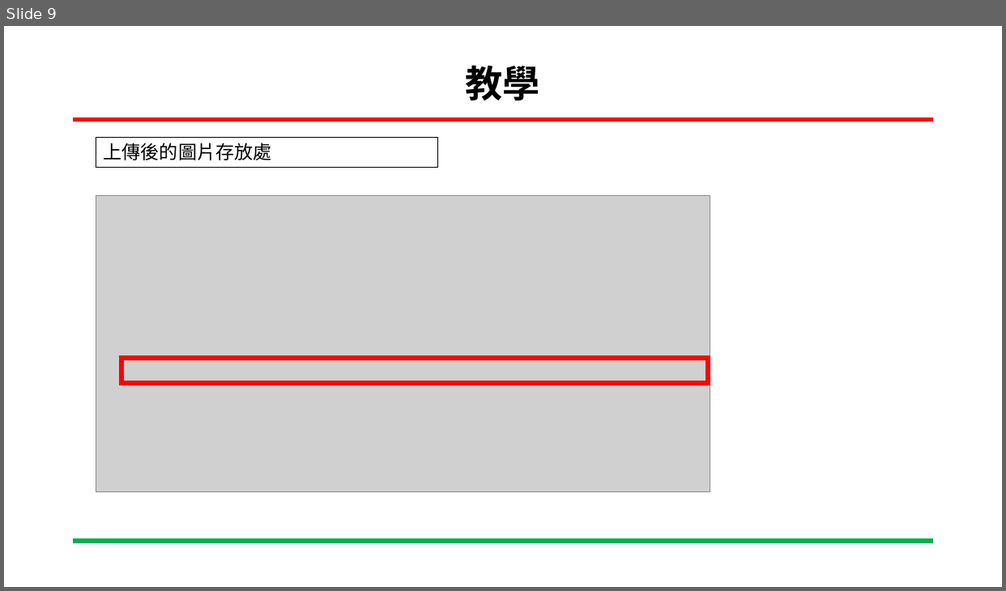
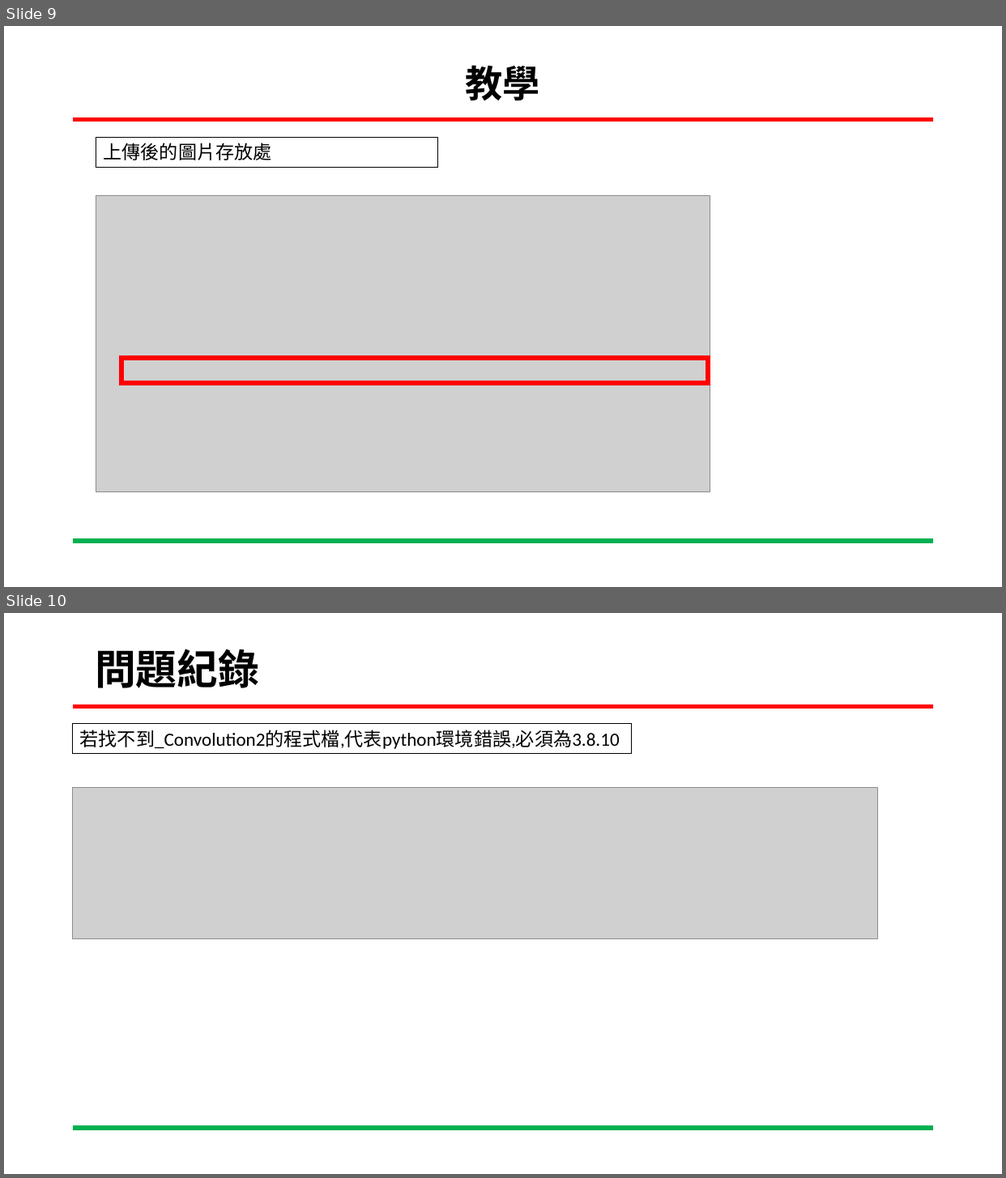
Before and after one commit to C110112103/111-2_Embedded-Image-Processing, a slide deck: zebrafish_detect_ppt/zebrafish_website_code/如何開啟網站.pptx. Shown one above the other, each under a label of ours: slide 9 before the commit, slides 9 and 10 after it. The pictures are 1006x591 and 1006x1178 pixels, drawn with LibreOffice and Linux fonts; fonts in the diff are those of the drawing; grey boxes stand for pictures; background and template pictures are left out. Boxes give left, top, right and bottom in pixels: in the first picture for what was removed or moved away, otherwise in the second. Text is boxed around its words. In the diff, an @@ line names an element or a change of style, - is before the commit and + after.

```diff
--- a/zebrafish_detect_ppt/zebrafish_website_code/如何開啟網站.pptx
+++ b/zebrafish_detect_ppt/zebrafish_website_code/如何開啟網站.pptx
@@ slide 10 added at (4,613,1002,1174), background #FFFFFF; not listed: 2 template elements that a slide beside it also shows @@
@@ title added at (95,649,259,688), 39.6 pt, text #000000, bold @@
+問題紀錄
@@ rectangle added at (73,724,632,754), outline #000000 0.75 pt, 18 pt, text #000000 @@
+若找不到_Convolution2的程式檔,代表python環境錯誤,必須為3.8.10
@@ picture added at (73,787,878,939) @@
```
Also in this commit, not shown: 1 slide changed.
